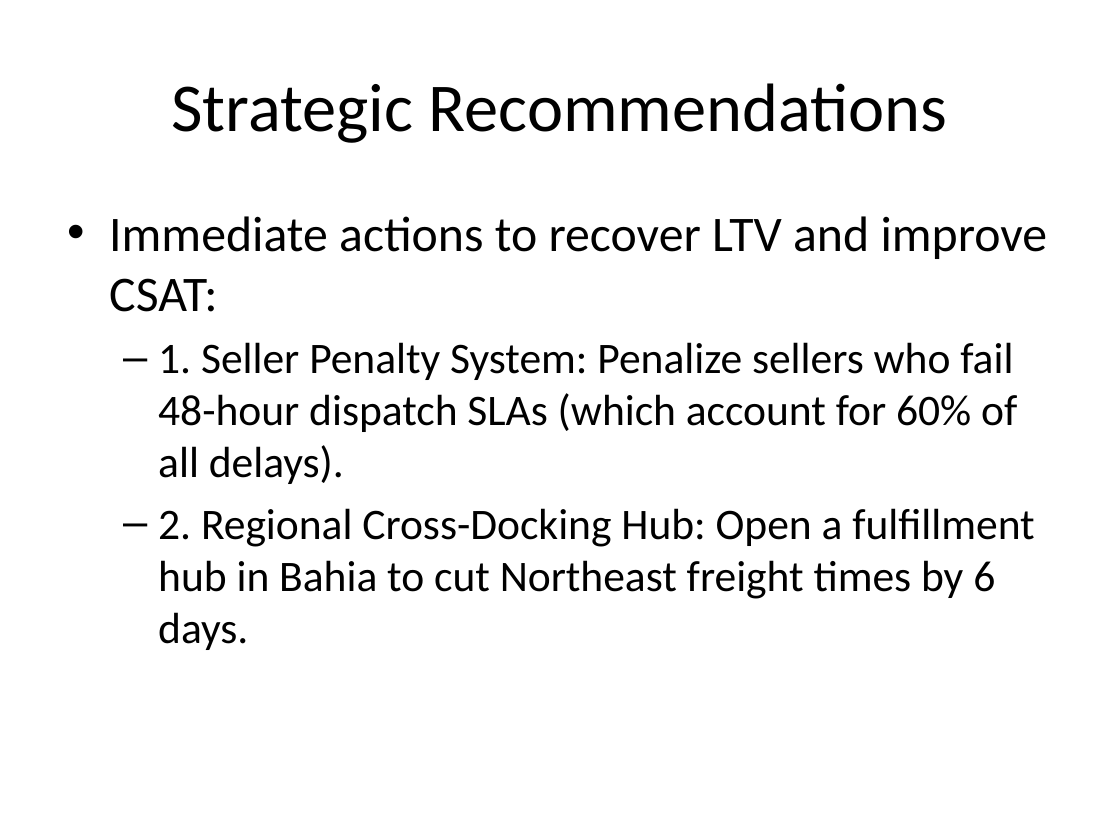
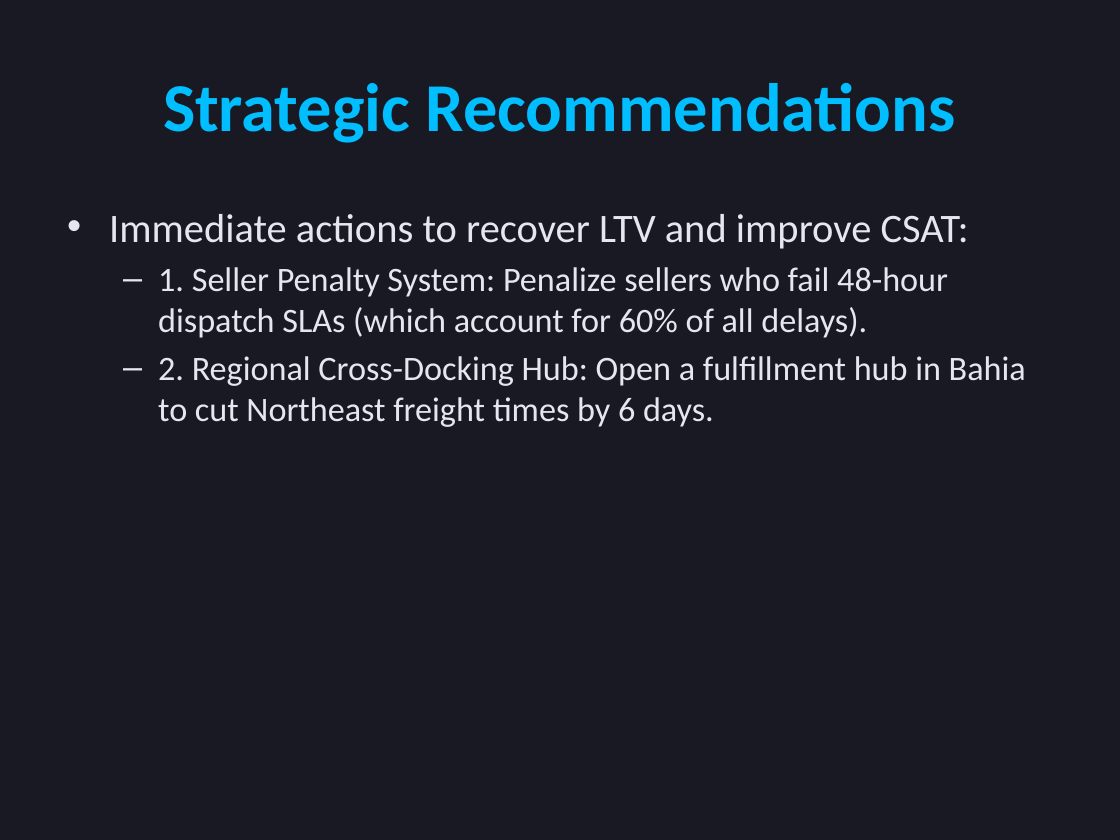
Before and after one commit to Rikis3/olist-intelligence-platform, a slide deck: slide 6 of presentation/Olist_Executive_Review.pptx. Drawn at 1120x840 pixels with LibreOffice and Linux fonts; fonts in the diff are those of the drawing. Boxes give left, top, right and bottom in pixels: in the first picture for what was removed or moved away, otherwise in the second. Text is boxed around its words. In the diff, an @@ line names an element or a change of style, - is before the commit and + after.

Commit message:
Enhance PPTX with modern dark mode styling

```diff
--- a/presentation/Olist_Executive_Review.pptx
+++ b/presentation/Olist_Executive_Review.pptx
@@ background #FFFFFF to #191923 @@
@@ title "Strategic Recommendations" at <box>163,83,956,143</box>: text colour #000000 to #00BEFF, bold on @@
@@ text "Immediate actions to recover LTV ..." at <box>109,214,1026,427</box>: size 32 to 26 pt in "Immediate actions to recover LTV and improve ..."; text colour #000000 to #E6E6F0; size 28 to 22 pt in "1. Seller Penalty System: Penalize sellers who ...", "2. Regional Cross-Docking Hub: Open a fulfillment ..."; less space between paragraphs @@
```
Also in this commit, not shown: 5 other slides changed, 1 other file.
